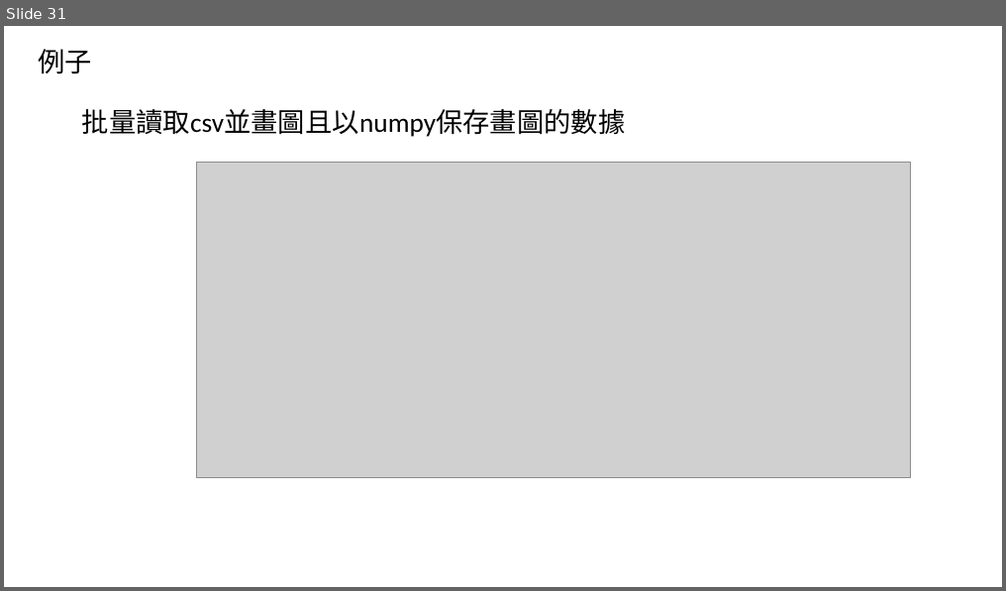
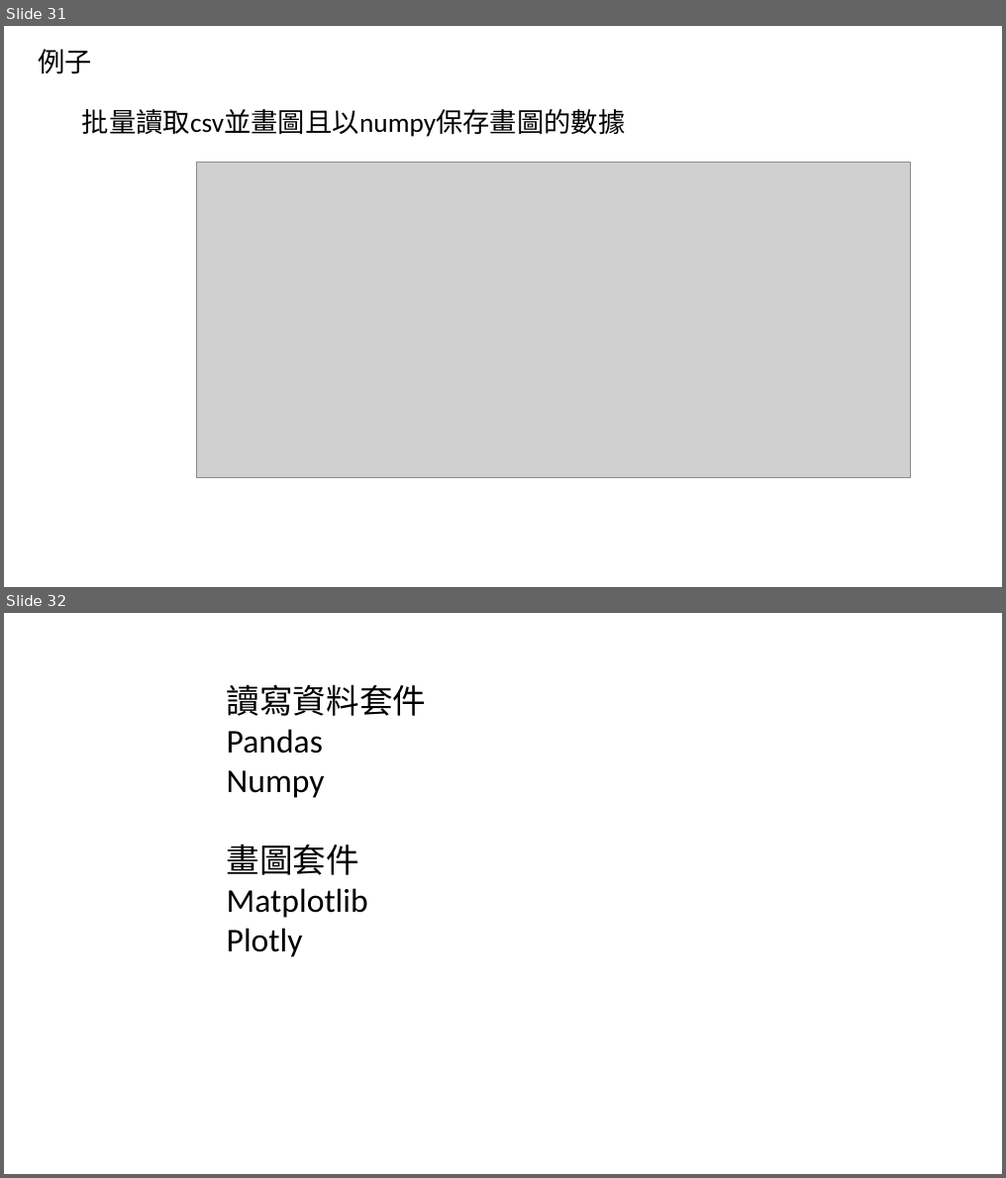
Before and after one commit to mike52ten11/python-data-analysis, a slide deck: python講義.pptx. Shown one above the other, each under a label of ours: slide 31 before the commit, slides 31 and 32 after it. The pictures are 1006x591 and 1006x1178 pixels, drawn with LibreOffice and Linux fonts; fonts in the diff are those of the drawing; grey boxes stand for pictures. Boxes give left, top, right and bottom in pixels: in the first picture for what was removed or moved away, otherwise in the second. Text is boxed around its words. In the diff, an @@ line names an element or a change of style, - is before the commit and + after.

```diff
--- a/python講義.pptx
+++ b/python講義.pptx
@@ slide 32 added at [4,613,1002,1174], background #FFFFFF @@
@@ text added at [227,684,427,958], 32 pt, text #000000 @@
+讀寫資料套件
+Pandas
+Numpy
+畫圖套件
+Matplotlib
+Plotly
```
Also in this commit, not shown: 4 other slides added, 1 slide removed, 19 other files.
